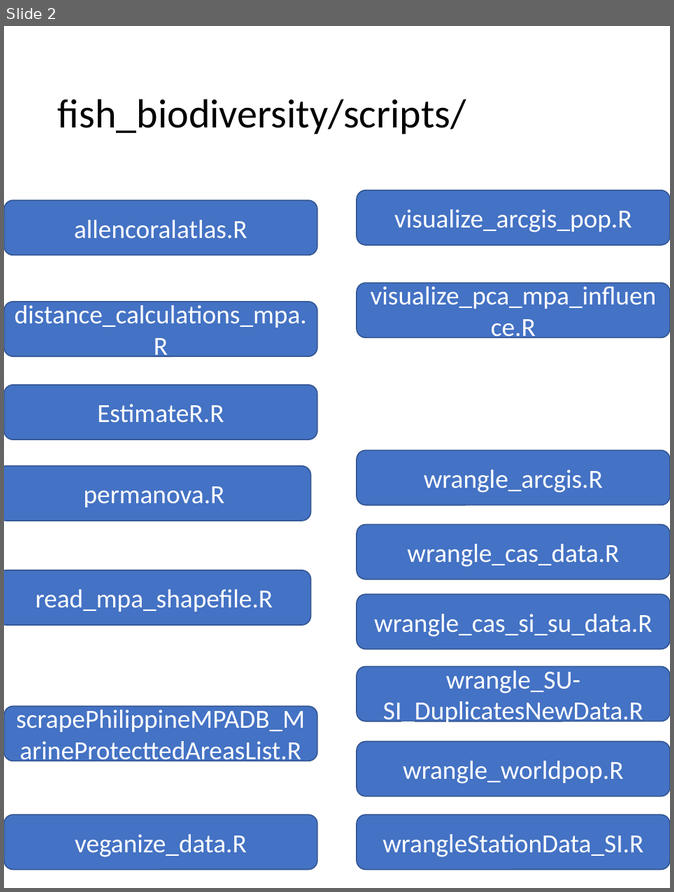
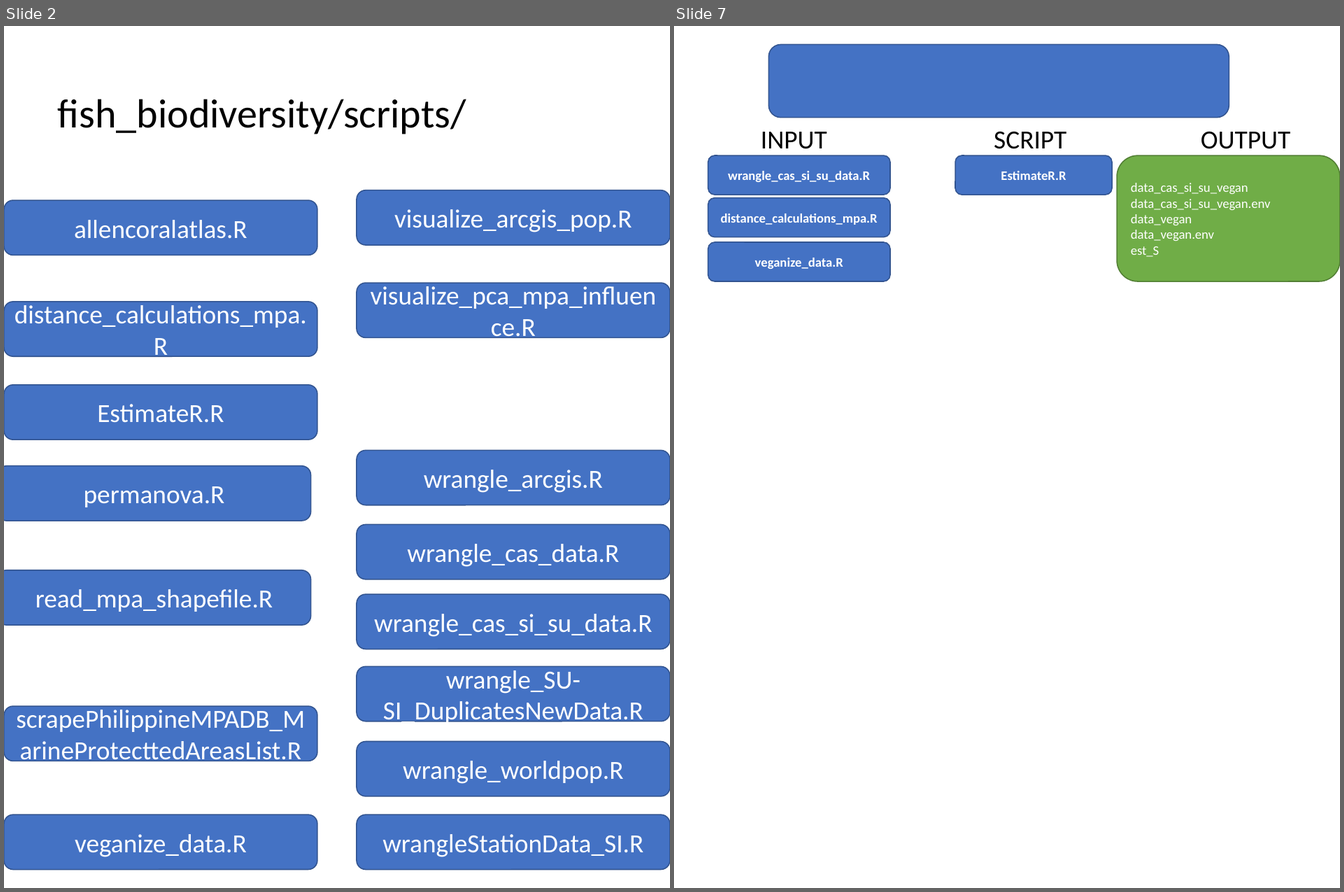
Before and after one commit to philippinespire/fish_biodiversity, a slide deck: scripts/flowchart_scripts.pptx. Shown side by side, each under a label of ours: slide 2 before the commit, slides 2 and 7 after it; the slides between them are not shown. The pictures are 674x892 and 1344x892 pixels, drawn with LibreOffice and Linux fonts; fonts in the diff are those of the drawing. Boxes give left, top, right and bottom in pixels: in the first picture for what was removed or moved away, otherwise in the second. Text is boxed around its words. In the diff, an @@ line names an element or a change of style, - is before the commit and + after.

```diff
--- a/scripts/flowchart_scripts.pptx
+++ b/scripts/flowchart_scripts.pptx
@@ slide 7 added at [674,26,1340,888], background #FFFFFF @@
@@ rounded rectangle added at [769,45,1230,118], fill #4472C4, outline #325491 1 pt @@
@@ text added at [761,132,827,156], 24 pt, text #000000 @@
+INPUT
@@ text added at [994,131,1067,156], 24 pt, text #000000 @@
+SCRIPT
@@ text added at [1201,131,1291,156], 24 pt, text #000000 @@
+OUTPUT
@@ rounded rectangle added at [708,156,890,195], fill #4472C4, outline #325491 1 pt, 12 pt, text #FFFFFF, bold @@
+wrangle_cas_si_su_data.R
@@ rounded rectangle added at [955,156,1112,195], fill #4472C4, outline #325491 1 pt, 12 pt, text #FFFFFF, bold @@
+EstimateR.R
@@ rounded rectangle added at [1117,156,1340,281], fill #70AD47, outline #538035 1 pt, 12 pt, text #FFFFFF @@
+data_cas_si_su_vegan
+data_cas_si_su_vegan.env
+data_vegan
+data_vegan.env
+est_S
@@ rounded rectangle added at [708,198,890,237], fill #4472C4, outline #325491 1 pt, 12 pt, text #FFFFFF, bold @@
+distance_calculations_mpa.R
@@ rounded rectangle added at [708,242,890,281], fill #4472C4, outline #325491 1 pt, 12 pt, text #FFFFFF, bold @@
+veganize_data.R
```
Also in this commit, not shown: 4 slides changed, 2 other slides added.
